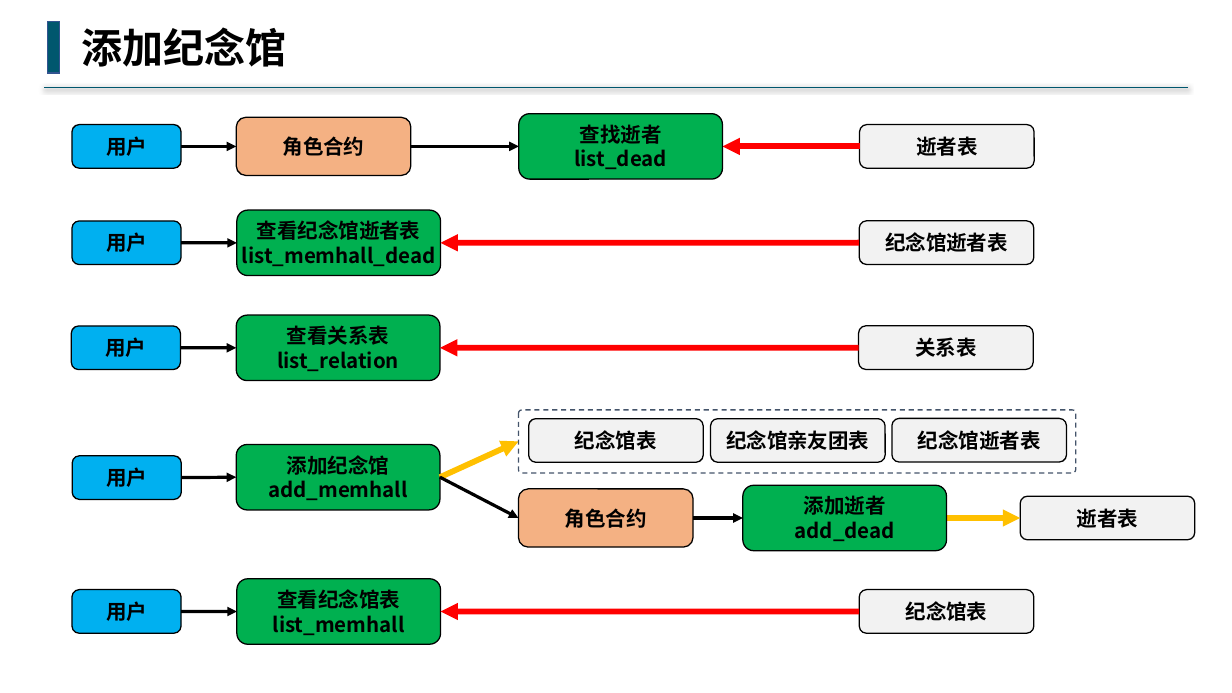
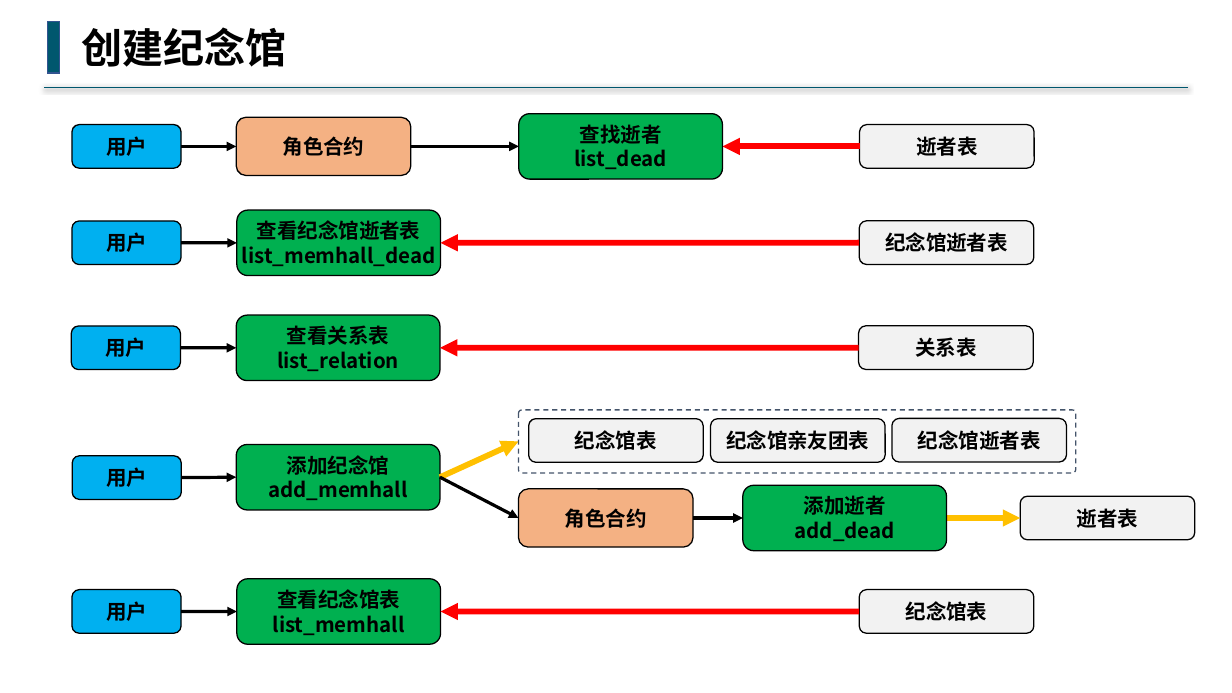
Before and after one commit to buddhachain/buddhaContract, a slide deck: slide 6 of doc/08.祭奠堂.pptx. Drawn at 1232x693 pixels with LibreOffice and Linux fonts; fonts in the diff are those of the drawing. Boxes give left, top, right and bottom in pixels: in the first picture for what was removed or moved away, otherwise in the second. Text is boxed around its words. In the diff, an @@ line names an element or a change of style, - is before the commit and + after.

```diff
--- a/doc/08.祭奠堂.pptx
+++ b/doc/08.祭奠堂.pptx
@@ text at (81, 27, 286, 67): text changed @@
-添加纪念馆
+创建纪念馆
```
Also in this commit, not shown: 3 other slides changed, 2 other files.
